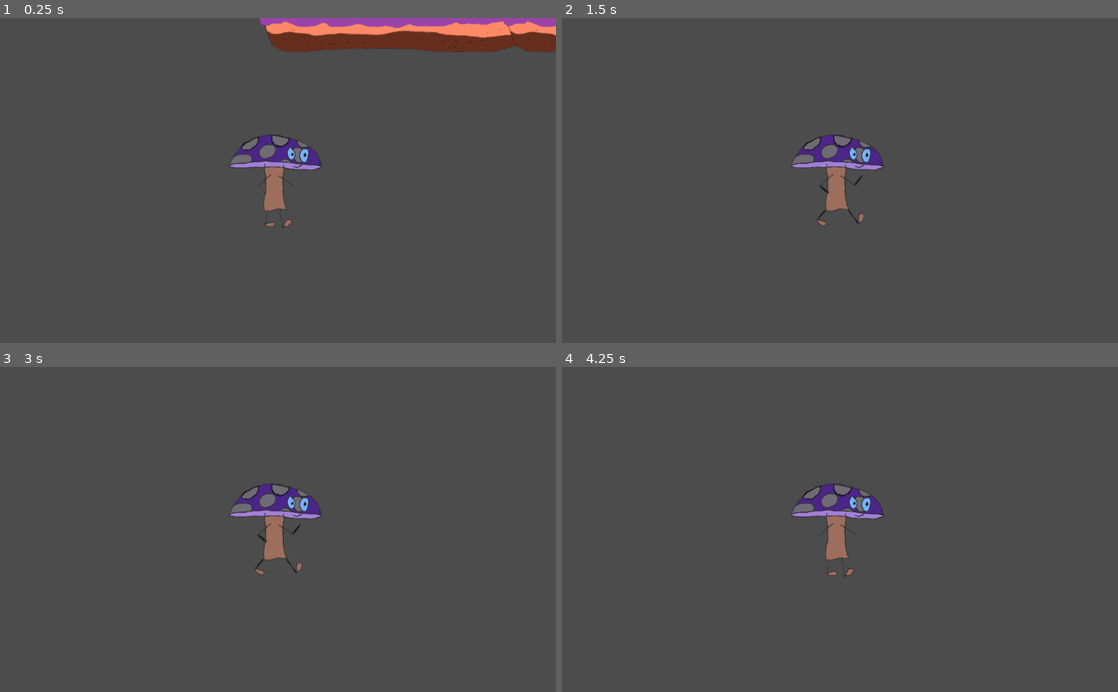
Above: before the commit, frames 1-4 (two rows, left to right).
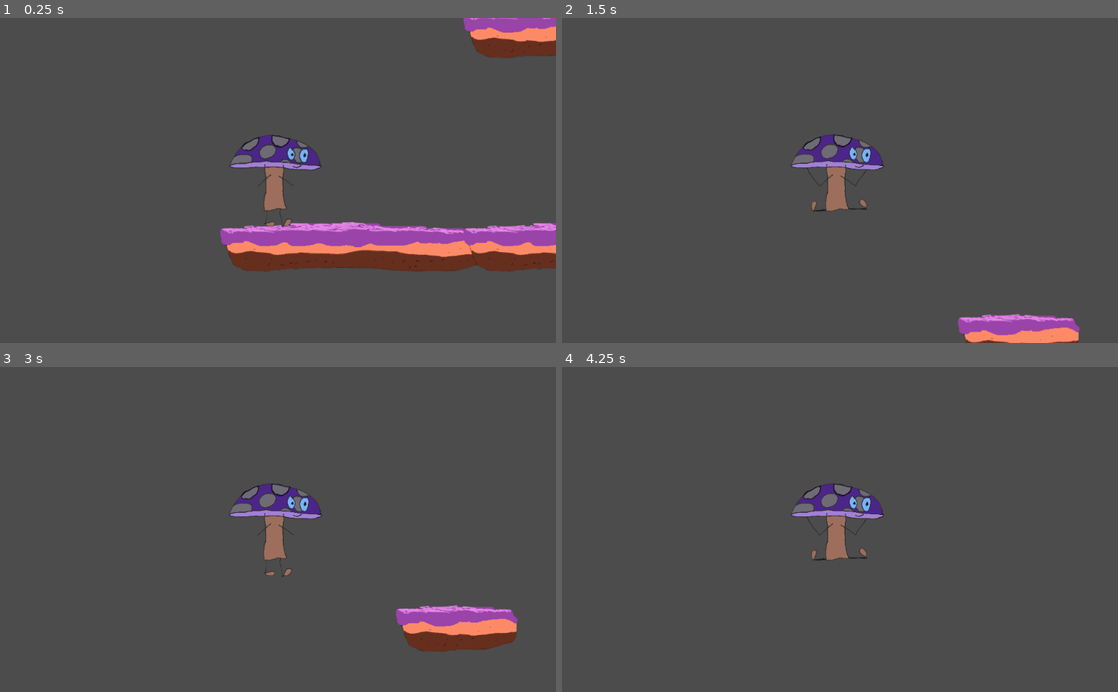
Above: after the commit, the same moments.

Repository: kyleagren/Mushroom-Quest-Exodus
Game: Godot game, scene res://Scenes/Level.tscn
The game is run twice, just before and just after one commit, with the same random seed, the same clock (stepped at 60 frames per second) and the same inputs.
Inputs:
- Up to frame 1 (0.25 s): no input
- Up to frame 2 (1.5 s): hold D (right) from 0.53 s (still down); tap Space (jump) at 0.6, 0.77, 1.07, 1.35 s
- Up to frame 3 (3 s): tap Space (jump) at 1.52, 1.82, 2.1, 2.85 s; release D (right) at 2.03 s; hold A (left) 2.03-2.78 s; hold D (right) from 2.78 s (still down)
- Up to frame 4 (4.25 s): keep holding D (right); tap Space (jump) at 3.02, 3.32, 3.6, 3.77, 4.07 s

The runs differ from the first frame. In frame 1, 13% of the frame differs, in the area x 39-100%, y 0-79%; in frame 2, 1.9%; in frame 3, 2.7%; in frame 4, 0.1%.

Commit message:
Changed font, changed animation code, added tutorialbox

Diff:
--- a/Scenes/Level.tscn
+++ b/Scenes/Level.tscn
@@ -12,5 +12,5 @@
 tile_data = PoolIntArray( -327665, 1, 0, -65529, 1, 0, 327680, 0, 0, 327687, 0, 0, 327694, 0, 0, 327701, 0, 0 )
 
 [node name="Player" parent="." instance=ExtResource( 2 )]
-position = Vector2( 107.336, 390.48 )
+position = Vector2( 111.232, 207.366 )
 collision_mask = 2
--- /dev/null
+++ b/Scenes/TutorialBox.tscn
@@ -0,0 +1,40 @@
+[gd_scene load_steps=5 format=2]
+
+[ext_resource path="res://Scripts/TutorialBox.gd" type="Script" id=1]
+[ext_resource path="res://Game Assets/kenvector_future.ttf" type="DynamicFontData" id=2]
+
+[sub_resource type="RectangleShape2D" id=1]
+extents = Vector2( 29.3421, 24.0833 )
+
+[sub_resource type="DynamicFont" id=2]
+size = 40
+font_data = ExtResource( 2 )
+
+[node name="TutorialBox" type="Area2D"]
+position = Vector2( 187.882, 91.3593 )
+script = ExtResource( 1 )
+__meta__ = {
+"_edit_group_": true
+}
+
+[node name="CollisionShape2D" type="CollisionShape2D" parent="."]
+shape = SubResource( 1 )
+
+[node name="Popup" type="Popup" parent="."]
+visible = true
+margin_top = -400.0
+margin_right = 20.0
+margin_bottom = -380.0
+
+[node name="Label" type="Label" parent="Popup"]
+anchor_left = 0.5
+anchor_right = 0.5
+margin_left = -66.0
+margin_right = 66.0
+margin_bottom = 45.0
+custom_fonts/font = SubResource( 2 )
+text = "Test"
+align = 1
+autowrap = true
+[connection signal="body_entered" from="." to="." method="_on_TutorialBox_body_entered"]
+[connection signal="body_exited" from="." to="." method="_on_TutorialBox_body_exited"]
--- a/Scripts/Player.gd
+++ b/Scripts/Player.gd
@@ -17,17 +17,18 @@
 	apply_gravity()
 	move()
 	jump()
+	animate()
 	move_and_slide(motion, UP)
 
 func move():
+	var animation = $AnimationPlayer.get_current_animation()
 	if Input.is_action_pressed("left") and not Input.is_action_pressed("right"):
 		motion.x = -speed
 		$Sprite.flip_h = true
-		$AnimationPlayer.play("Run")
+		if animation == "Idle":
+			$AnimationPlayer.play("Run")
 	elif Input.is_action_pressed("right") and not Input.is_action_pressed("left"):
 		motion.x = speed
-		$Sprite.flip_h = false
-		$AnimationPlayer.play("Run")
 	else:
 		motion.x = 0
 		if motion.y == GRAVITY and is_on_floor():
@@ -39,14 +40,14 @@
 		can_double_jump = false
 		jump_counter = 1
 		motion.y -= JUMP_SPEED
-		$AnimationPlayer.stop()
-		$AnimationPlayer.play("Jump")
 		$JumpTimer.start()
 	if Input.is_action_just_pressed("jump") and not jump_counter == number_of_jumps and can_double_jump:
+		can_double_jump = false
 		motion.y = 0
 		motion.y -= JUMP_SPEED
 		$AnimationPlayer.play("Jump")
 		jump_counter += 1
+		$JumpTimer.start()
 
 
 
@@ -58,5 +59,20 @@
 	else:
 		motion.y += GRAVITY
 
+
+func animate():
+	var animation = $AnimationPlayer.get_current_animation()
+	if animation == "Idle" and motion.x > 0:
+		$Sprite.flip_h = false
+		$AnimationPlayer.play("Run")
+	elif animation == "Idle" and motion.x < 0:
+		$Sprite.flip_h = true
+		$AnimationPlayer.play("Run")
+	elif motion.y < 0:
+		$AnimationPlayer.play("Jump")
+	else:
+		$AnimationPlayer.play("Idle")
+
+
 func _on_JumpTimer_timeout():
 	can_double_jump = true
--- /dev/null
+++ b/Scripts/TutorialBox.gd
@@ -0,0 +1,12 @@
+extends Area2D
+
+export var popup_text = "Hello"
+
+
+func _on_TutorialBox_body_entered(body):
+	$Popup/Label.text = popup_text
+	$Popup.popup_centered()
+
+
+func _on_TutorialBox_body_exited(body):
+	$Popup.hide()
Binary file added: Game Assets/kenvector_future.ttf
